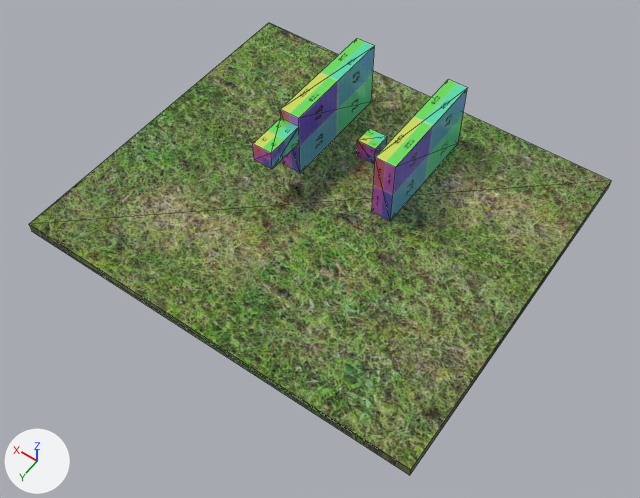
Before and after pictures for a commit that changed the glTF model project/Resources/Debug/gltf/LandPlate.gltf.
The view is the same before and after, from a camera (50 mm lens) standing at (-30.4, 31.0, 61.0) and looking at (-2.4, -8.3, -0.8). Arrows for +X, +Y and +Z are at lower left; the lights stay in place. Mesh edges are drawn as thin lines.

The scene before the commit, as lines of its bpy script (objects in view):
```python
mat_マテリアル_011 = principled_material('マテリアル.011')
mat_マテリアル_011.texture = img_uvchecker
mat_マテリアル_011.metallic = 0.5
mat_マテリアル_011.roughness = 0.0
me_立方体 = bpy.data.meshes.new('立方体')
me_立方体.from_pydata(...)  # a box spanning x -1.0..1.0, y -21.0..-19.0, z 0.0..2.0
me_立方体.materials.append(mat_マテリアル_011)  # picture img_uvchecker
me_立方体_002 = bpy.data.meshes.new('立方体.002')
me_立方体_002.from_pydata(...)  # a box spanning x -20.0..20.0, y -30.0..5.0, z -1.0..0.0
me_立方体_002.materials.append(mat_マテリアル)  # picture img_grass
me_立方体_003 = bpy.data.meshes.new('立方体.003')
me_立方体_003.from_pydata(...)  # a box spanning x 4.0..6.0, y -26.0..-14.0, z 0.0..7.0
me_立方体_003.materials.append(mat_マテリアル_011)  # picture img_uvchecker
me_立方体_004 = bpy.data.meshes.new('立方体.004')
me_立方体_004.from_pydata(...)  # a box spanning x 4.0..6.0, y -14.0..-10.0, z 4.0..6.0
me_立方体_004.materials.append(mat_マテリアル_011)  # picture img_uvchecker
me_立方体_006 = bpy.data.meshes.new('立方体.006')
me_立方体_006.from_pydata(...)  # a box spanning x -6.0..-4.0, y -26.0..-14.0, z 0.0..7.0
me_立方体_006.materials.append(mat_マテリアル_011)  # picture img_uvchecker
ob_立方体 = bpy.data.objects.new('立方体', me_立方体_002)
ob_立方体.location = (0.0, 0.0, 0.0)
ob_立方体_001 = bpy.data.objects.new('立方体.001', me_立方体_003)
ob_立方体_001.location = (0.0, 0.0, 0.0)
ob_立方体_002 = bpy.data.objects.new('立方体.002', me_立方体_006)
ob_立方体_002.location = (0.0, 0.0, 0.0)
ob_立方体_003 = bpy.data.objects.new('立方体.003', me_立方体)
ob_立方体_003.location = (0.0, 0.0, 0.0)
ob_立方体_004 = bpy.data.objects.new('立方体.004', me_立方体_004)
ob_立方体_004.location = (0.0, 0.0, 0.0)
```
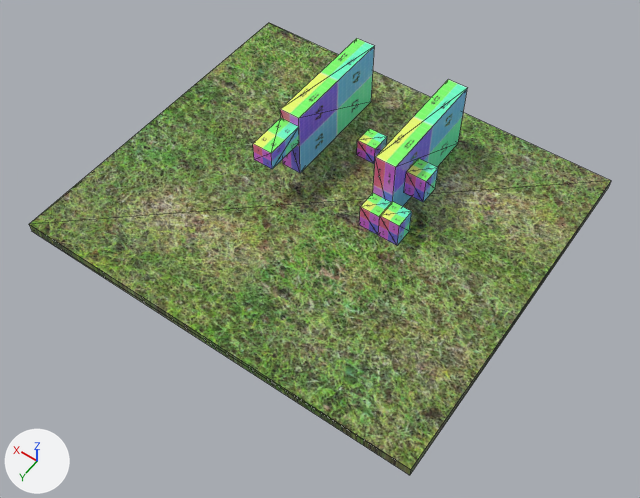
Changed parts and their boxes [x1, y1, x2, y2] in the pictures (640 x 498 px):
'立方体.002', surface changed: [372, 79, 467, 221] in both
'立方体.001', surface changed: [280, 38, 374, 173] in both
'立方体.004', surface changed: [253, 118, 299, 169] in both
'立方体.007', added: after [404, 158, 438, 202]
'立方体.006', added: after [378, 201, 412, 245]
'立方体.005', added: after [359, 193, 391, 235]
'立方体.003', surface changed: [357, 128, 387, 164] in both

The change, as a diff of the scene's bpy script:
```diff
--- a/project/Resources/Debug/gltf/LandPlate.gltf.py
+++ b/project/Resources/Debug/gltf/LandPlate.gltf.py
@@ mat_マテリアル_011 @@
 mat_マテリアル_011.texture = img_uvchecker
-mat_マテリアル_011.metallic = 0.5
 mat_マテリアル_011.roughness = 0.0
@@ me_立方体_007 @@
+me_立方体_007.from_pydata(...)  # a box spanning x -8.0..-6.0, y -18.0..-16.0, z 2.0..4.7
+me_立方体_007.materials.append(mat_マテリアル_011)  # picture img_uvchecker
@@ me_立方体_005 @@
+me_立方体_005.from_pydata(...)  # a box spanning x -8.0..-6.0, y -14.0..-12.0, z 0.0..2.7
+me_立方体_005.materials.append(mat_マテリアル_011)  # picture img_uvchecker
@@ me_立方体_001 @@
+me_立方体_001.from_pydata(...)  # a box spanning x -6.0..-4.0, y -14.0..-12.0, z 0.0..2.5
+me_立方体_001.materials.append(mat_マテリアル_011)  # picture img_uvchecker
@@ ob_立方体_007 @@
+ob_立方体_007 = bpy.data.objects.new('立方体.007', me_立方体_007)
+ob_立方体_007.location = (0.0, 0.0, 0.0)
@@ ob_立方体_006 @@
+ob_立方体_006 = bpy.data.objects.new('立方体.006', me_立方体_005)
+ob_立方体_006.location = (0.0, 0.0, 0.0)
@@ ob_立方体_005 @@
+ob_立方体_005 = bpy.data.objects.new('立方体.005', me_立方体_001)
+ob_立方体_005.location = (0.0, 0.0, 0.0)
```
